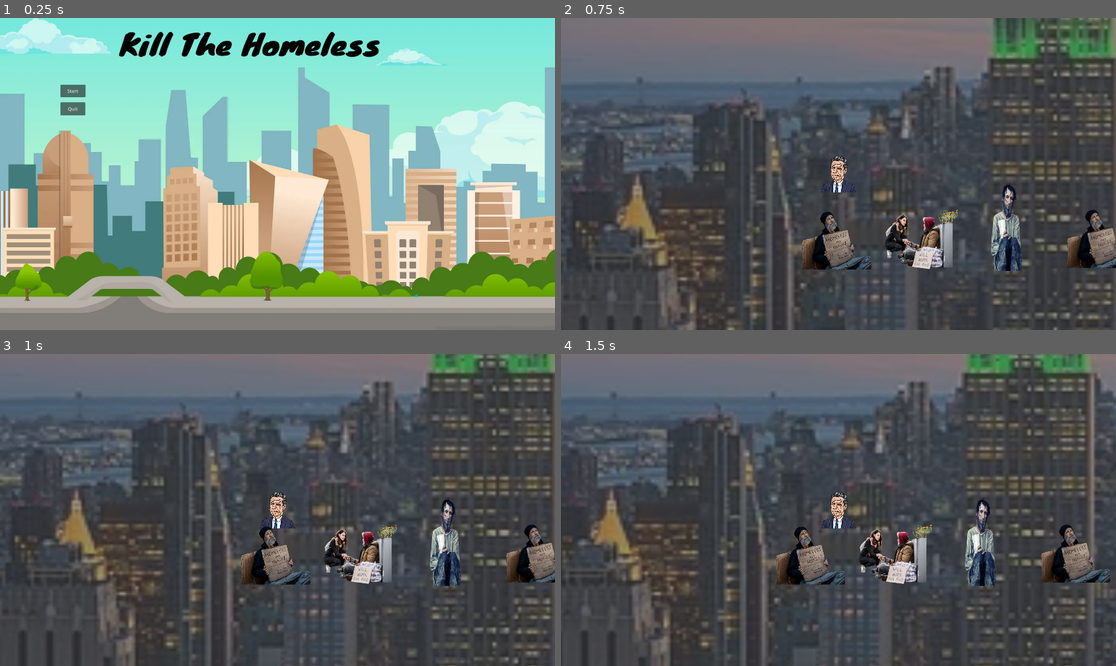
Above: before the commit, frames 1-4 (two rows, left to right).
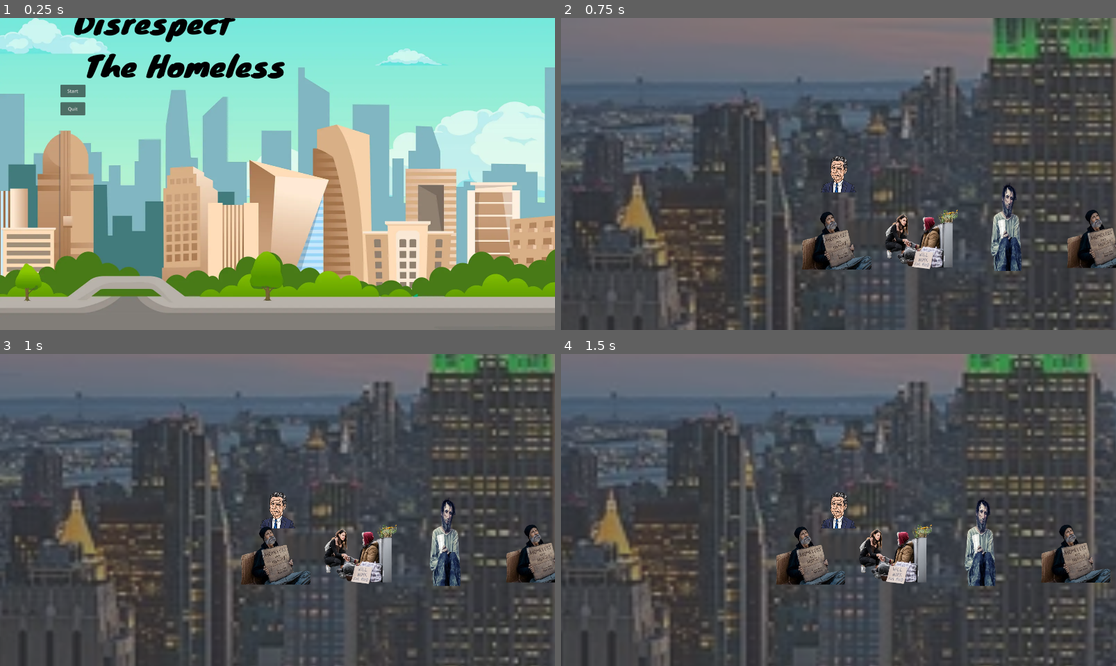
Above: after the commit, the same moments.

Repository: Kaympe20/kill-the-homeless
Game: Godot game, scene res://main.tscn
The game is run twice, just before and just after one commit, with the same random seed, the same clock (stepped at 60 frames per second) and the same inputs.
Inputs:
- Up to frame 1 (0.25 s): no input
- Up to frame 2 (0.75 s): click "Start" at 0.5 s
- Up to frame 3 (1 s): no input
- Up to frame 4 (1.5 s): hold Right (right) from 1.28 s (still down)

The runs differ from the first frame. In frame 1, 4.3% of the frame differs, in the area x 13-69%, y 0-20%; in frame 2, nothing differs; in frame 3, nothing differs; in frame 4, nothing differs.

Commit message:
add music

Diff:
--- a/main.tscn
+++ b/main.tscn
@@ -1,8 +1,9 @@
-[gd_scene load_steps=4 format=3 uid="uid://bb6d58q7x7mp1"]
+[gd_scene load_steps=5 format=3 uid="uid://bb6d58q7x7mp1"]
 
 [ext_resource type="Script" uid="uid://bp5ve2s2mmdc5" path="res://main_menu.gd" id="1_0xm2m"]
 [ext_resource type="Script" uid="uid://bqu8fx7eiyaiw" path="res://level_container.gd" id="1_h2yge"]
 [ext_resource type="Texture2D" uid="uid://cha6e40vtdy3y" path="res://assets/kill-the-homeless.png" id="1_ig7tw"]
+[ext_resource type="AudioStream" uid="uid://2ydsx12qosp7" path="res://assets/Nitro-Fun-New-Game_Trim.mp3" id="4_1bvp3"]
 
 [node name="main" type="Node"]
 
@@ -67,5 +68,9 @@
 offset_bottom = -186.0
 text = "Quit"
 
+[node name="AudioStreamPlayer" type="AudioStreamPlayer" parent="."]
+stream = ExtResource("4_1bvp3")
+autoplay = true
+
 [connection signal="pressed" from="ui/mainMenu/VBoxContainer/Control/Button" to="ui/mainMenu" method="_on_start_button_pressed"]
 [connection signal="pressed" from="ui/mainMenu/VBoxContainer/Control2/Button" to="ui/mainMenu" method="_on_quit_button_pressed"]
Not shown, added: assets/Nitro-Fun-New-Game_Trim.mp3.import
Binary file changed: assets/kill-the-homeless.png
Not shown, added: assets/Nitro-Fun-New-Game_Trim.mp3
